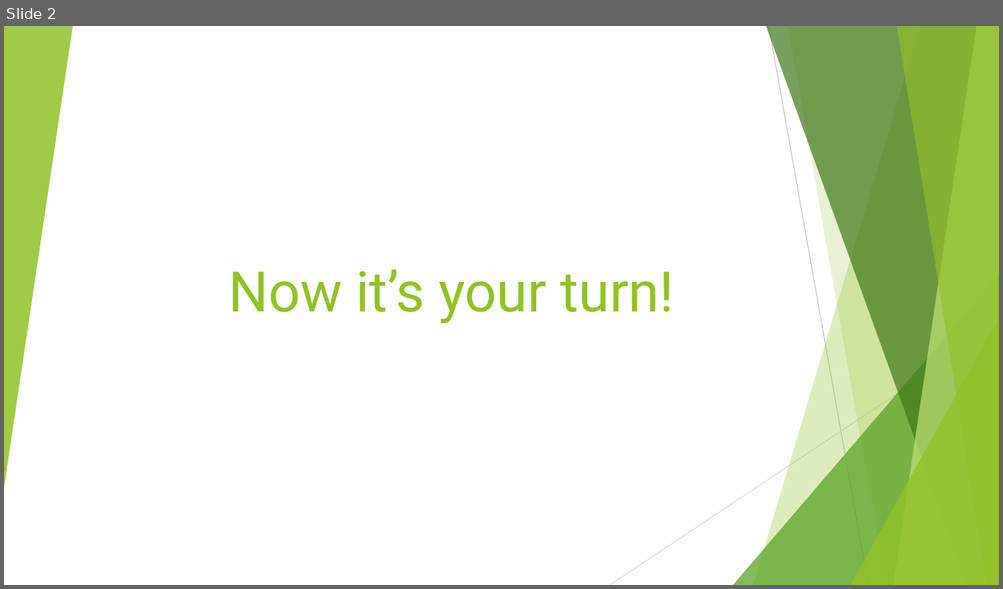
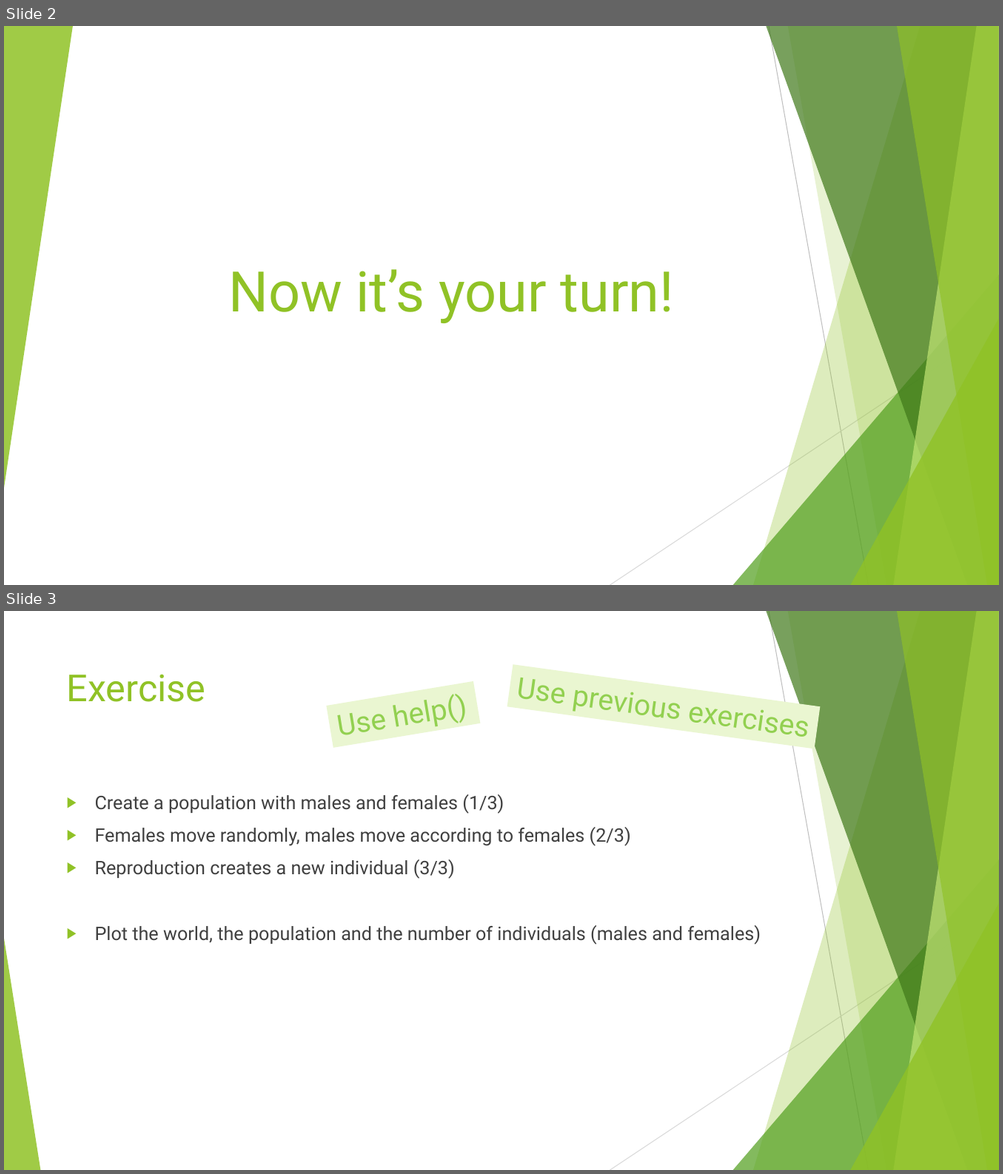
Before and after one commit to SarahBauduin/formation_IBM_NetLogoR, a slide deck: docs/slides/6_Exercise.pptx. Shown one above the other, each under a label of ours: slide 2 before the commit, slides 2 and 3 after it. The pictures are 1003x589 and 1003x1174 pixels, drawn with LibreOffice and Linux fonts; fonts in the diff are those of the drawing. Boxes give left, top, right and bottom in pixels: in the first picture for what was removed or moved away, otherwise in the second. Text is boxed around its words. In the diff, an @@ line names an element or a change of style, - is before the commit and + after.

```diff
--- a/docs/slides/6_Exercise.pptx
+++ b/docs/slides/6_Exercise.pptx
@@ slide 3 added at (4, 611, 999, 1170), background #FFFFFF; not listed: 9 template elements that a slide beside it also shows @@
@@ title added at (67, 674, 206, 702), 36 pt, text #90C226 @@
+Exercise
@@ rectangle added at (507, 665, 820, 749), fill #EAF6D1, 28 pt, text #92D050 @@
+Use previous exercises
@@ rectangle added at (326, 681, 481, 747), fill #EAF6D1, 28 pt, text #92D050 @@
+Use help()
@@ text added at (95, 795, 760, 945), 18 pt, text #404040 @@
+▶ Create a population with males and females (1/3)
+▶ Females move randomly, males move according to females (2/3)
+▶ Reproduction creates a new individual (3/3)
+▶ Plot the world, the population and the number of individuals (males and females)
@@ triangle added at (4, 939, 40, 1170), fill #90C226 at 85% opacity @@
```
Also in this commit, not shown: 3 slides changed, 1 other slide added, 3 slides removed, 6 other files.
